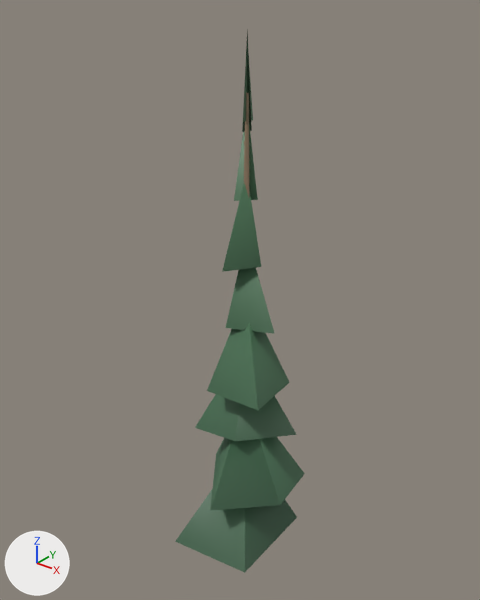
A saved change to the glTF model crates/render/assets/trees/epicea_lod1.glb.
Camera for both pictures: a 50 mm lens placed at (13.9, -17.8, 22.7), pointed at (-0.4, 0.2, 11.6). The lights are fixed; the arrows at lower left show +X, +Y and +Z. The older version comes first. Vertices at exactly the same position are counted once.

Objects in the first picture: 'epicea_lod1'.
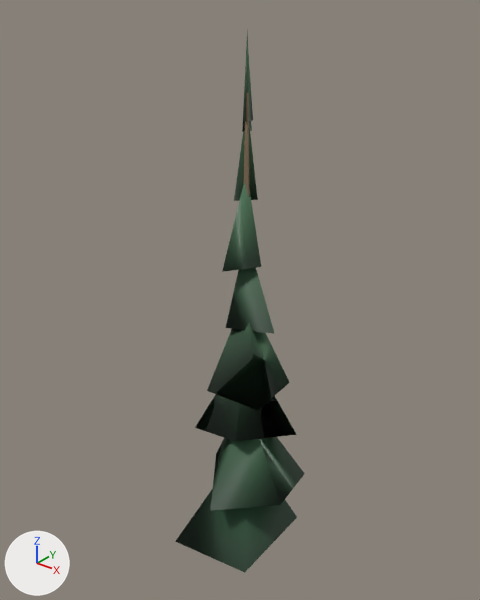
The change, as a list of edits to the scene's bpy script:
```text
Change me_epicea_lod0_001:
    where me_epicea_lod0_001.from_pydata(...)  # 45 vertices, 45 faces; spans x -2.3..2.2, y -2.8..2.2, z -0.5..21.3
    used by ob_epicea_lod1; location = (0.0, 0.0, 0.0)
    me_epicea_lod0_001 part 1: its shading normals changed
    me_epicea_lod0_001 part 2: 27 faces centred in x -1.3..1.3, y -1.7..1.1, z 2.2..19.3 are repainted in the vertex colours; the middle colour goes from dark green #42654a to dark green #273f2d
```

Pixel boxes [x1, y1, x2, y2] of what changed, in the pictures (480 x 600 px):
'epicea_lod1', shading changed, recoloured (darker): [175, 40, 305, 572] in both
part 2 of me_epicea_lod0_001, recoloured (darker): [175, 40, 305, 572] in both
